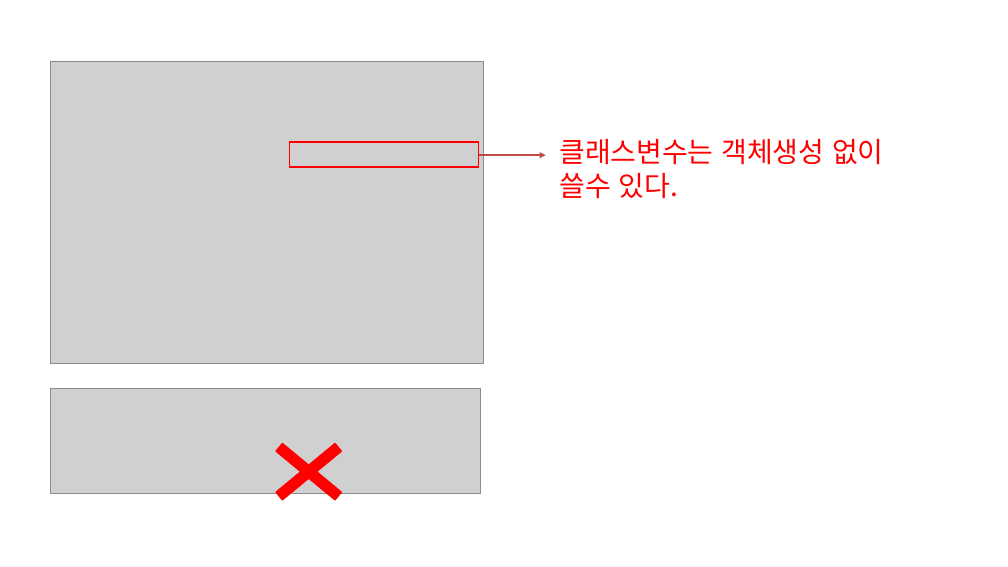
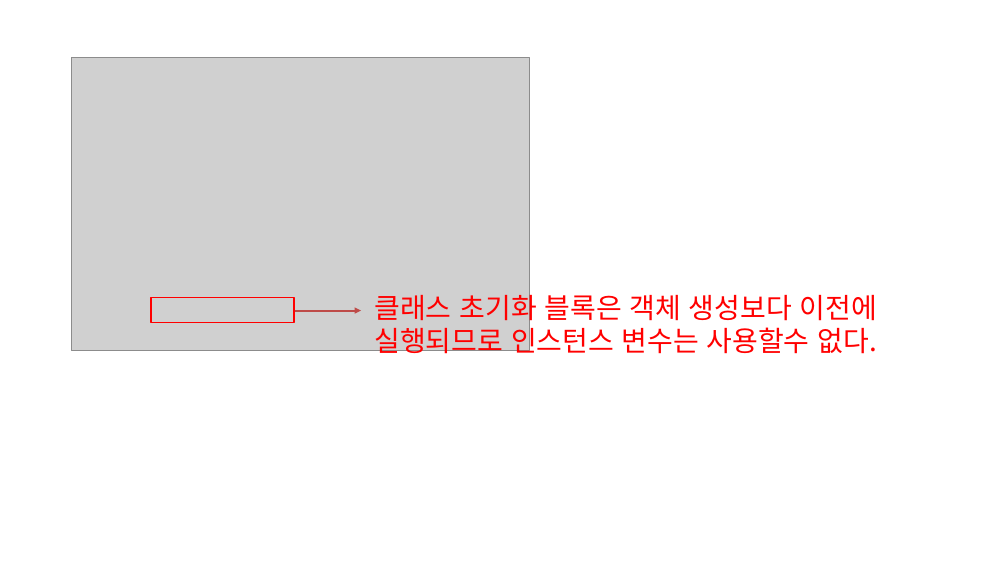
Before and after one commit to zest132/JavaLecture, a slide deck: slide 26 of JavaLecture/LectureFile/java 8강.pptx (slide 17 before the commit). Drawn at 1008x567 pixels with LibreOffice and Linux fonts; fonts in the diff are those of the drawing; grey boxes stand for pictures. Boxes give left, top, right and bottom in pixels: in the first picture for what was removed or moved away, otherwise in the second. Text is boxed around its words. In the diff, an @@ line names an element or a change of style, - is before the commit and + after.

```diff
--- a/JavaLecture/LectureFile/java 8강.pptx
+++ b/JavaLecture/LectureFile/java 8강.pptx
@@ picture: place and size @@
-picture at [50, 61, 483, 363]
+picture at [72, 57, 529, 351]
@@ rectangle removed at [290, 142, 479, 167] @@
@@ text removed at [559, 139, 883, 199] @@
-클래스변수는 객체생성 없이 쓸수 있다.
@@ rectangle added at [151, 297, 294, 323], outline #FF0000 2 pt @@
@@ text added at [375, 290, 877, 359], 40 pt, text #FF0000 @@
+클래스 초기화 블록은 객체 생성보다 이전에 실행되므로 인스턴스 변수는 사용할수 없다.
@@ arrow moved from (479, 155) - (546, 155) to (294, 310) - (361, 310) @@
@@ picture removed at [50, 389, 480, 493] @@
@@ cross removed at [252, 425, 365, 519] @@
```
Also in this commit, not shown: 2 other slides changed, 23 slides added, 20 slides removed, 4 other files.
